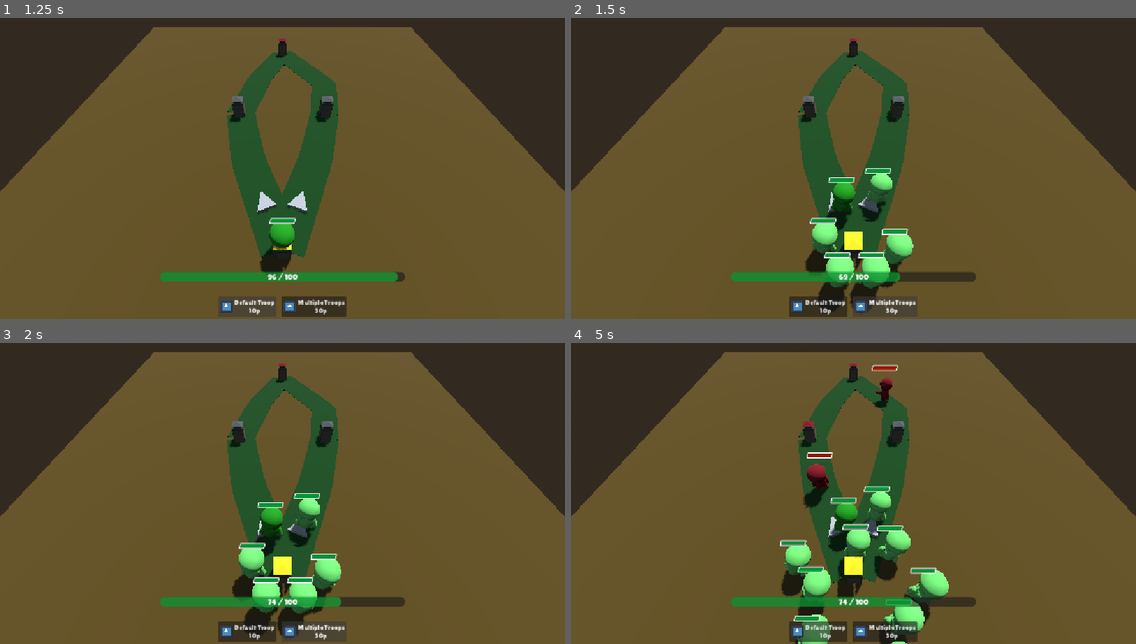
Above: before the commit, frames 1-4 (two rows, left to right).
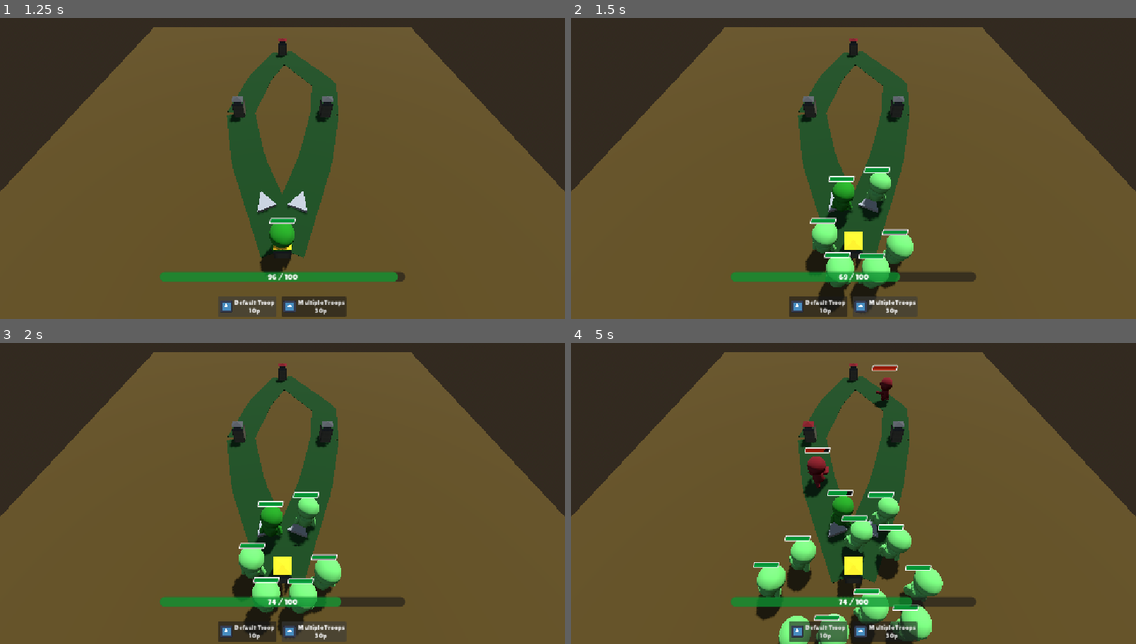
Above: after the commit, the same moments.

Repository: redd096/CrossCommunityGameJam2026
Game: Godot game, scene res://Scenes/game_scene.tscn
Same seed, same stepped clock (60 frames per second), same inputs: the game is played once before the commit and once after it. This scene is started directly instead of the project's main scene. The engine's default icon, where the game draws it, is replaced by a stand-in: a white triangle on a blue panel in a dark square.
Inputs (mouse positions are in pixels of both pictures, inside the frame that each line leads up to):
- Up to frame 1 (1.25 s): click "Default Troop 10p" at 0.5 s
- Up to frame 2 (1.5 s): click "Multiple Troops 30p" at 1.25 s
- Up to frame 3 (2 s): no input
- Up to frame 4 (5 s): move the mouse to (977, 469) at 2.02 s; hold Right (ui_right) 2.03-2.78 s; click (977, 469) at 2.17 s; move the mouse to (740, 502) at 2.77 s; hold Down (ui_down) 2.78-3.53 s; tap Enter (ui_accept) at 3.02, 4.52 s; move the mouse to (910, 415) at 3.52 s; hold Right (ui_right) 3.53-4.28 s; move the mouse to (825, 547) at 4.27 s; hold Up (ui_up) from 4.28 s (still down); click (825, 547) at 4.42 s

Frame 1 is identical in both runs. In frame 2, 0.5% of the frame differs, in the area x 43-61%, y 49-95%; in frame 3, 0.5%; in frame 4, 7.0%, in the area x 32-67%, y 34-100%.

Commit message:
update also game_scene 1

Diff:
--- a/Scenes/game_scene.tscn
+++ b/Scenes/game_scene.tscn
@@ -1,11 +1,8 @@
 [gd_scene format=3 uid="uid://ch36qusum644r"]
 
-[ext_resource type="Script" uid="uid://dce1w37ti0adq" path="res://Scripts/map/map_node.gd" id="1_b6fju"]
+[ext_resource type="PackedScene" uid="uid://c2asd1eow1nf2" path="res://Scenes/Map/map_node.tscn" id="1_mapnode"]
 [ext_resource type="Script" uid="uid://derwx2rh3vnuh" path="res://Scripts/map/map_path.gd" id="2_fiftr"]
-[ext_resource type="PackedScene" uid="uid://2yjli6a80y51" path="res://Scenes/Towers/map_node_empty.tscn" id="3_ikfsv"]
-[ext_resource type="PackedScene" uid="uid://c0njwyvvjjs1i" path="res://Scenes/Towers/map_node_player.tscn" id="4_5dgvu"]
 [ext_resource type="Script" uid="uid://dh7ryi52cb4rf" path="res://Scripts/managers/player_manager.gd" id="5_1ixah"]
-[ext_resource type="PackedScene" uid="uid://c1yuwxi0y8xr" path="res://Scenes/Towers/map_node_enemy.tscn" id="5_uscyt"]
 [ext_resource type="Material" uid="uid://wm2a70eyop23" path="res://Materials/path_grass.tres" id="6_4xiap"]
 [ext_resource type="Script" uid="uid://dq42um1m8nncq" path="res://Scripts/troop_resource.gd" id="8_ikfsv"]
 [ext_resource type="Resource" uid="uid://dg5dm7ljdy02e" path="res://ScriptableObjects/PlayerUnits/default_player_unit.tres" id="9_5dgvu"]
@@ -15,10 +12,8 @@
 [ext_resource type="Resource" uid="uid://d270xf1t1x71l" path="res://ScriptableObjects/EnemyUnits/default_enemy_unit.tres" id="12_4xiap"]
 [ext_resource type="Script" uid="uid://bwoeuf3twejih" path="res://Scripts/managers/player_mouse_manager.gd" id="13_mouse"]
 [ext_resource type="Script" uid="uid://bidk1am4e7n7u" path="res://Scripts/managers/hover_outline.gd" id="14_hover"]
-[ext_resource type="PackedScene" uid="uid://btusrjq64rhx4" path="res://Scenes/Map/path_arrow.tscn" id="15_arrow"]
 [ext_resource type="Material" uid="uid://c04pnngtpch7f" path="res://Materials/floor.tres" id="17_8m72m"]
 [ext_resource type="Material" uid="uid://otm5mqi7dk15" path="res://Materials/outline_material.tres" id="18_outline"]
-[ext_resource type="Material" uid="uid://4evgxxrbxg6b" path="res://Materials/arrow_selected_material.tres" id="19_spawn"]
 
 [sub_resource type="ProceduralSkyMaterial" id="ProceduralSkyMaterial_1ixah"]
 sky_horizon_color = Color(0.66224277, 0.6717428, 0.6867428, 1)
@@ -122,16 +117,9 @@
 
 [node name="---------- Node A ----------" type="Node" parent="Map" unique_id=1407960963]
 
-[node name="MapNode_A" type="Node3D" parent="Map" unique_id=74396829 node_paths=PackedStringArray("paths")]
+[node name="MapNode_A" parent="Map" unique_id=74396829 node_paths=PackedStringArray("paths") instance=ExtResource("1_mapnode")]
 transform = Transform3D(1, 0, 0, 0, 1, 0, 0, 0, 1, 0, 0, 9.560181)
-script = ExtResource("1_b6fju")
 paths = [NodePath("../Path3D_AB"), NodePath("../Path3D_AC")]
-emptyUnitPrefab = ExtResource("3_ikfsv")
-playerUnitPrefab = ExtResource("4_5dgvu")
-enemyUnitPrefab = ExtResource("5_uscyt")
-selected_material = ExtResource("19_spawn")
-arrowPrefab = ExtResource("15_arrow")
-metadata/_custom_type_script = "uid://dce1w37ti0adq"
 
 [node name="---- AB" type="Node" parent="Map" unique_id=762107619]
 
@@ -185,17 +173,10 @@
 
 [node name="---------- Node B ----------" type="Node" parent="Map" unique_id=273418147]
 
-[node name="MapNode_B" type="Node3D" parent="Map" unique_id=1881565011 node_paths=PackedStringArray("paths")]
+[node name="MapNode_B" parent="Map" unique_id=1881565011 node_paths=PackedStringArray("paths") instance=ExtResource("1_mapnode")]
 transform = Transform3D(1, 0, 0, 0, 1, 0, 0, 0, 1, -3, 0, 0.344)
-script = ExtResource("1_b6fju")
 default_faction = 2
 paths = [NodePath("../Path3D_BD"), NodePath("../Path3D_AB")]
-emptyUnitPrefab = ExtResource("3_ikfsv")
-playerUnitPrefab = ExtResource("4_5dgvu")
-enemyUnitPrefab = ExtResource("5_uscyt")
-selected_material = ExtResource("19_spawn")
-arrowPrefab = ExtResource("15_arrow")
-metadata/_custom_type_script = "uid://dce1w37ti0adq"
 
 [node name="---- BD" type="Node" parent="Map" unique_id=482894951]
 
@@ -224,17 +205,10 @@
 
 [node name="---------- Node C ----------" type="Node" parent="Map" unique_id=689242885]
 
-[node name="MapNode_C" type="Node3D" parent="Map" unique_id=1530324592 node_paths=PackedStringArray("paths")]
+[node name="MapNode_C" parent="Map" unique_id=1530324592 node_paths=PackedStringArray("paths") instance=ExtResource("1_mapnode")]
 transform = Transform3D(1, 0, 0, 0, 1, 0, 0, 0, 1, 3, 0, 0.344)
-script = ExtResource("1_b6fju")
 default_faction = 2
 paths = [NodePath("../Path3D_CD"), NodePath("../Path3D_AC")]
-emptyUnitPrefab = ExtResource("3_ikfsv")
-playerUnitPrefab = ExtResource("4_5dgvu")
-enemyUnitPrefab = ExtResource("5_uscyt")
-selected_material = ExtResource("19_spawn")
-arrowPrefab = ExtResource("15_arrow")
-metadata/_custom_type_script = "uid://dce1w37ti0adq"
 
 [node name="---- CD" type="Node" parent="Map" unique_id=781197292]
 
@@ -263,14 +237,7 @@
 
 [node name="---------- Node D ----------" type="Node" parent="Map" unique_id=993697494]
 
-[node name="MapNode_D" type="Node3D" parent="Map" unique_id=788405148 node_paths=PackedStringArray("paths")]
+[node name="MapNode_D" parent="Map" unique_id=788405148 node_paths=PackedStringArray("paths") instance=ExtResource("1_mapnode")]
 transform = Transform3D(1, 0, 0, 0, 1, 0, 0, 0, 1, 0, 0, -8.62414)
-script = ExtResource("1_b6fju")
 default_faction = 1
 paths = [NodePath("../Path3D_BD"), NodePath("../Path3D_CD")]
-emptyUnitPrefab = ExtResource("3_ikfsv")
-playerUnitPrefab = ExtResource("4_5dgvu")
-enemyUnitPrefab = ExtResource("5_uscyt")
-selected_material = ExtResource("19_spawn")
-arrowPrefab = ExtResource("15_arrow")
-metadata/_custom_type_script = "uid://dce1w37ti0adq"
